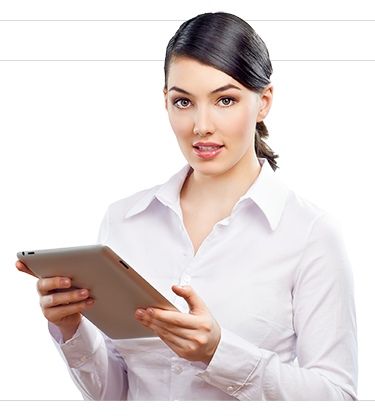
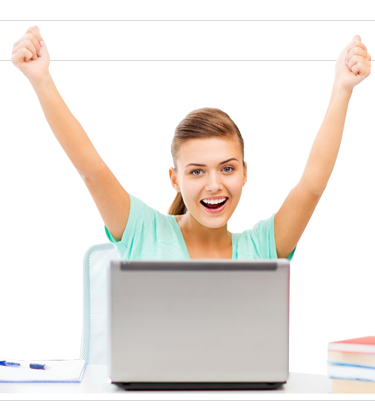
Two versions of the same layered image (375×419). Layer-by-layer changes:
added layer "Layer 7" above "Layer 6" over [0, 25, 375, 394]
hid "Layer 2", painted on it over [14, 11, 375, 401]
